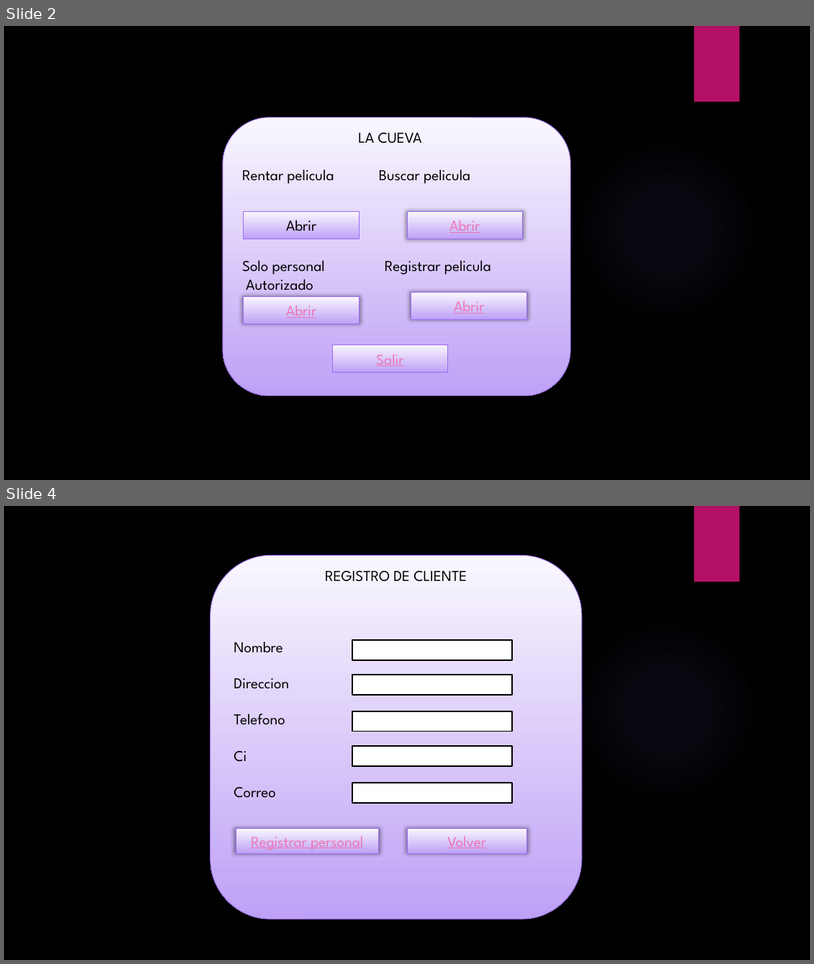
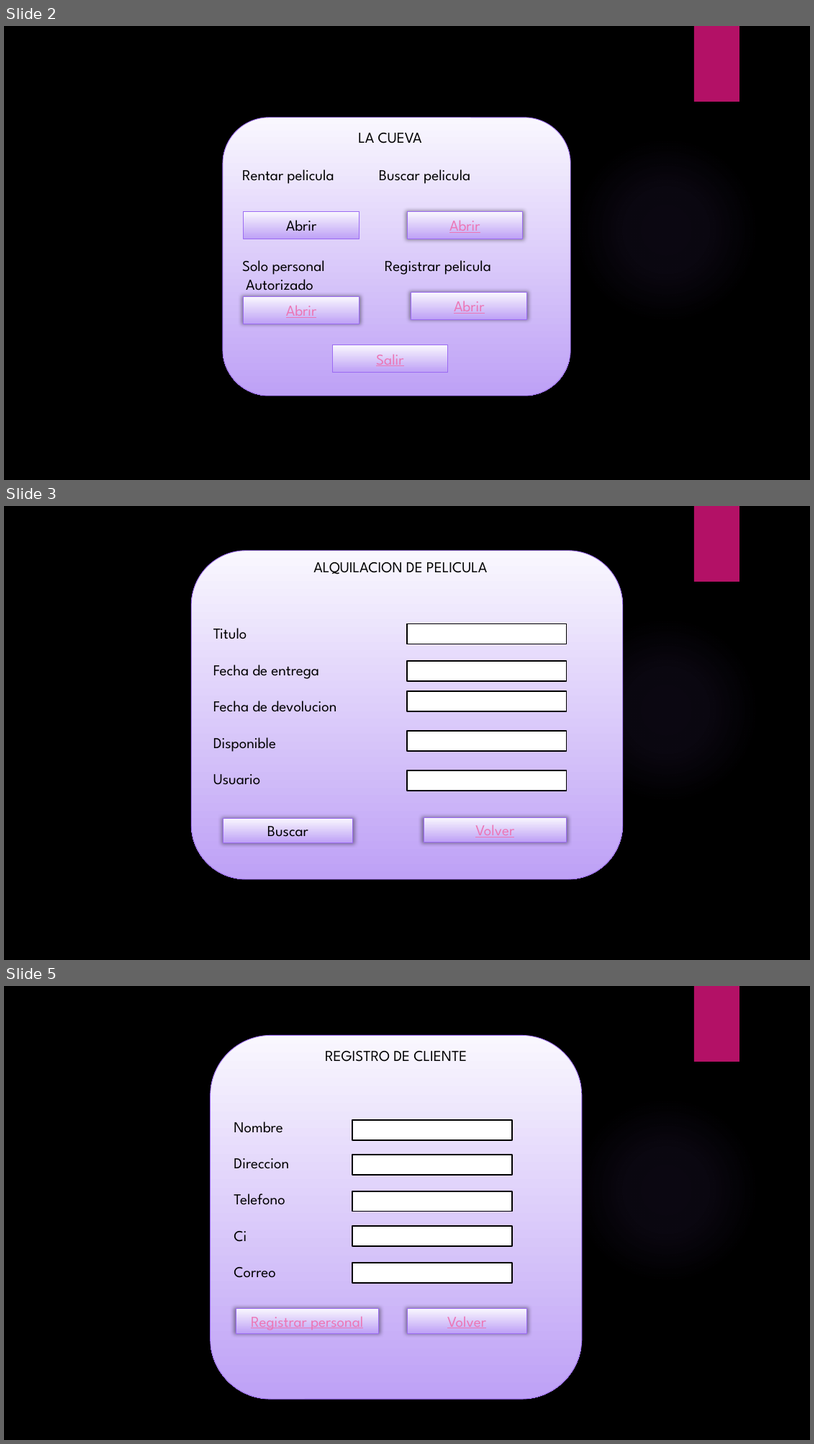
Before and after one commit to jhovanii/trabaja, a slide deck: mockup.pptx. Shown one above the other, each under a label of ours: slides 2 and 4 before the commit, slides 2, 3 and 5 after it; the slides between them are not shown. The pictures are 814x964 and 814x1444 pixels, drawn with LibreOffice and Linux fonts; fonts in the diff are those of the drawing; background and template pictures are left out. Boxes give left, top, right and bottom in pixels: in the first picture for what was removed or moved away, otherwise in the second. Text is boxed around its words. In the diff, an @@ line names an element or a change of style, - is before the commit and + after.

```diff
--- a/mockup.pptx
+++ b/mockup.pptx
@@ slide 3 added at [4,506,810,960], background picture (left out); not listed: 2 template elements that a slide beside it also shows @@
@@ rounded rectangle added at [191,551,623,879], fill gradient #FAF9FE to #BEA2F6, outline #9B6BF2 0.75 pt, 18 pt, text #000000 @@
+Titulo
+Fecha de entrega
+Fecha de devolucion
+Disponible
+Usuario
@@ text added at [314,562,487,574], 18 pt, text #000000 @@
+ALQUILACION DE PELICULA
@@ rectangle added at [407,624,567,644], fill #FFFFFF, outline #000000 1.5 pt @@
@@ rectangle added at [407,661,567,681], fill #FFFFFF, outline #000000 1.5 pt @@
@@ rectangle added at [407,691,567,711], fill #FFFFFF, outline #000000 1.5 pt @@
@@ rectangle added at [407,731,567,751], fill #FFFFFF, outline #000000 1.5 pt @@
@@ rectangle added at [407,770,567,790], fill #FFFFFF, outline #000000 1.5 pt @@
@@ rectangle added at [224,818,353,843], fill gradient #FAF9FE to #BEA2F6, outline #9B6BF2 0.75 pt, 18 pt, text #000000 @@
+Buscar
@@ rectangle added at [424,817,566,842], fill gradient #FAF9FE to #BEA2F6, outline #9B6BF2 0.75 pt, 18 pt, text #EC76B5, underline @@
+Volver
@@ what was slide 4 is now slide 5 @@
```
Also in this commit, not shown: 1 slide changed, 1 other file.
